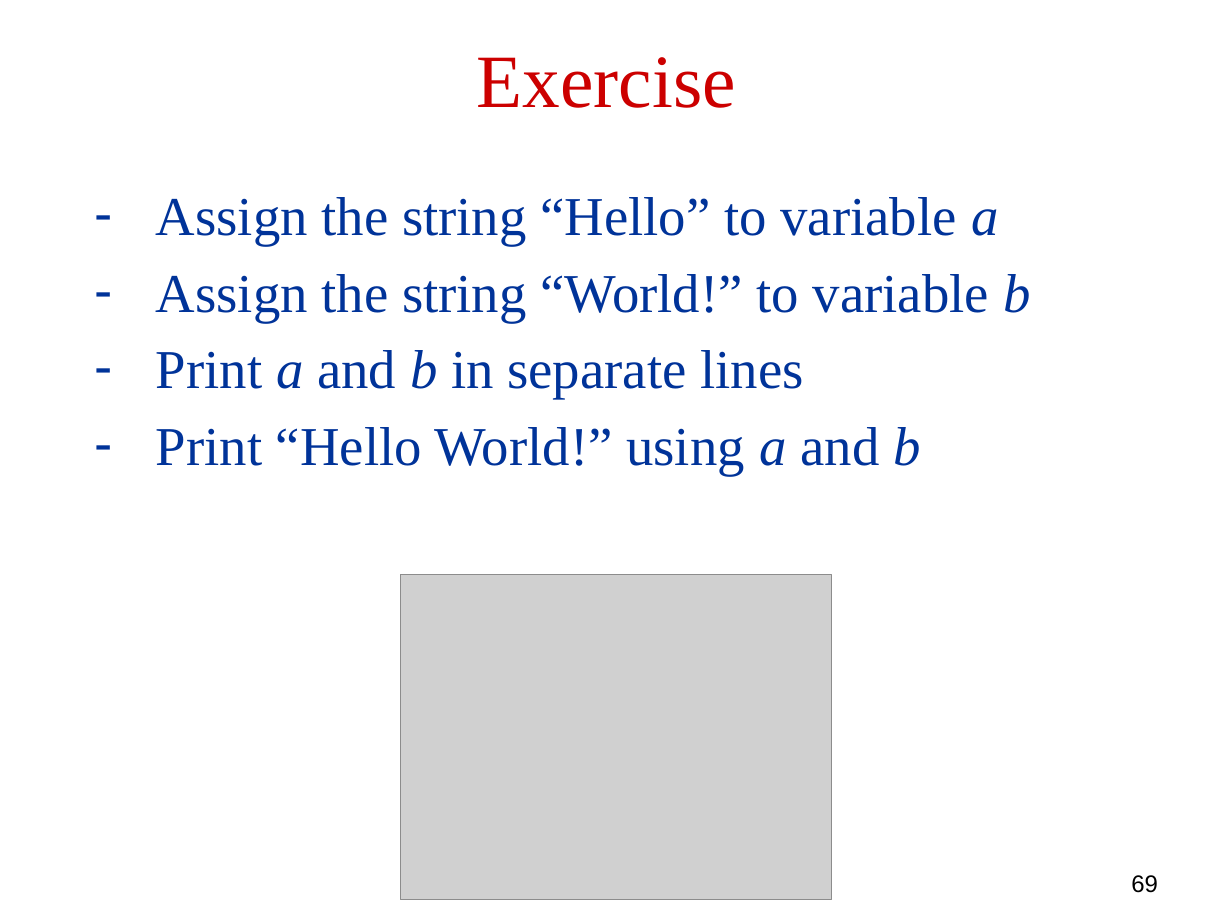
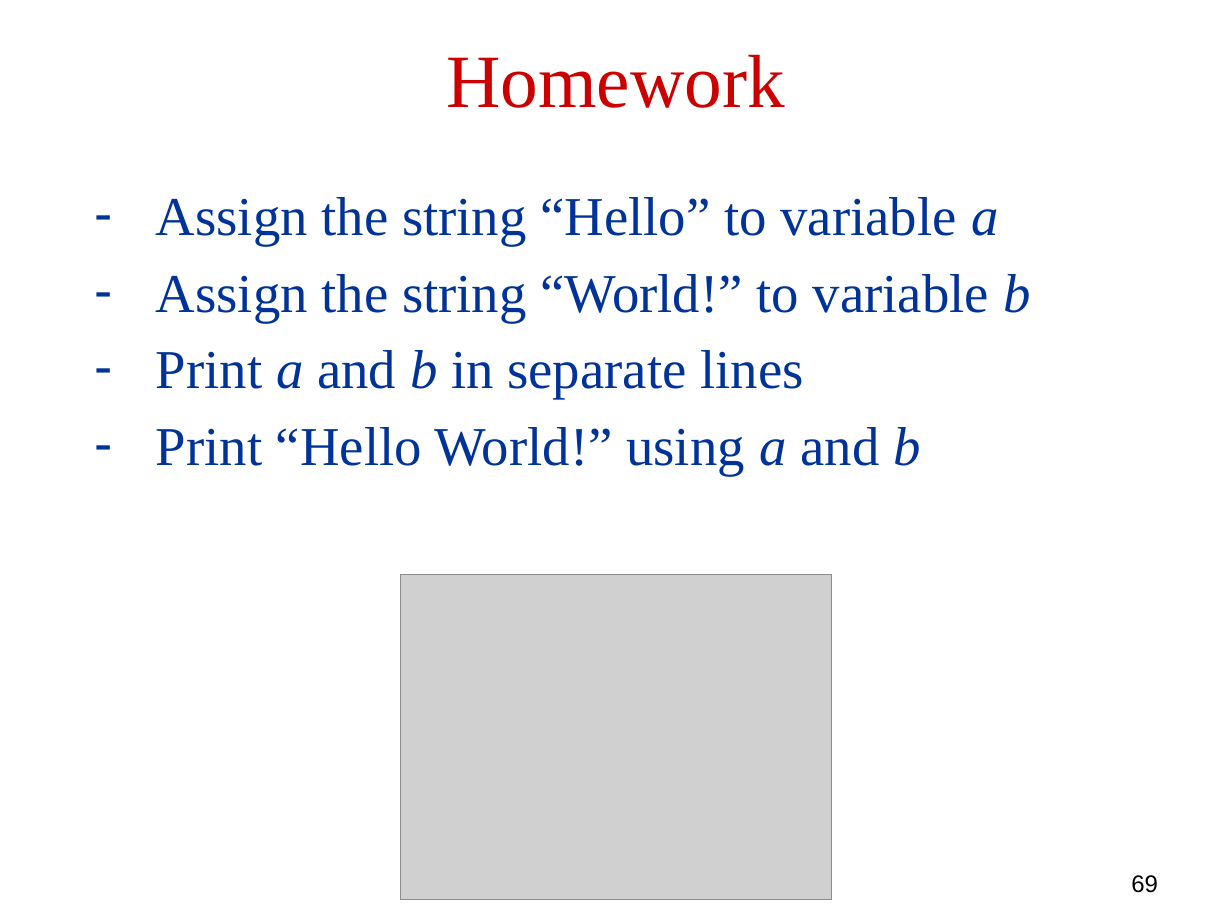
Before and after one commit to robintux/gip, a slide deck: slide 69 of Sessions/1/gip1.pptx. Drawn at 1232x924 pixels with LibreOffice and Linux fonts; fonts in the diff are those of the drawing; grey boxes stand for pictures. Boxes give left, top, right and bottom in pixels: in the first picture for what was removed or moved away, otherwise in the second. Text is boxed around its words. In the diff, an @@ line names an element or a change of style, - is before the commit and + after.

```diff
--- a/Sessions/1/gip1.pptx
+++ b/Sessions/1/gip1.pptx
@@ text at (446, 54, 785, 108): text changed @@
-Exercise
+Homework
```
Also in this commit, not shown: 11 other slides changed.
